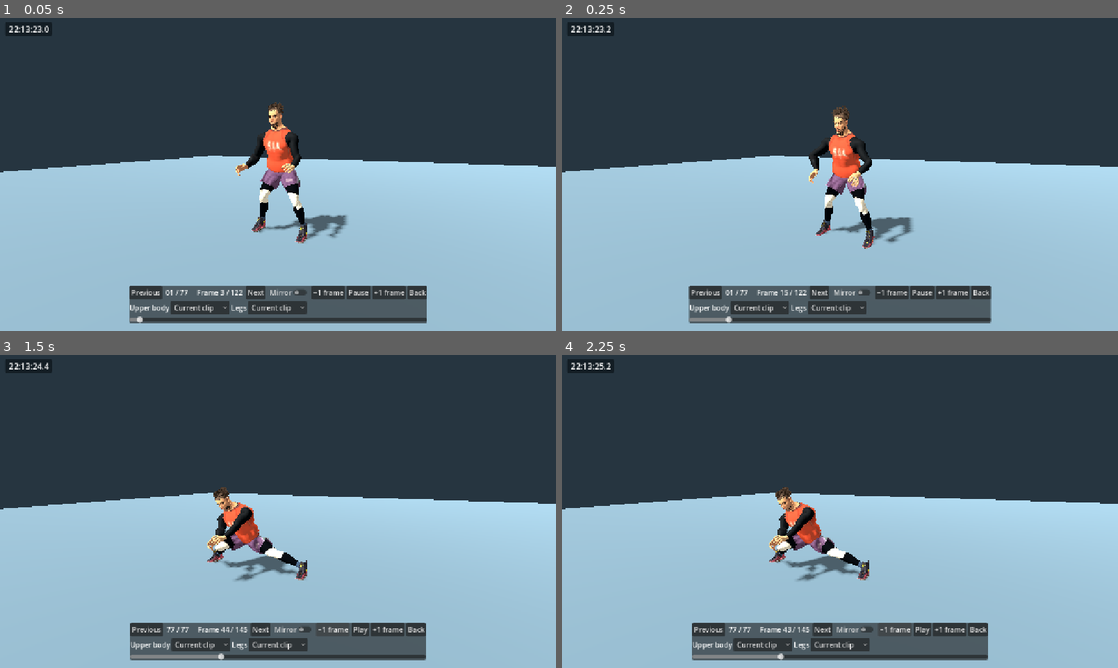
Above: before the commit, frames 1-4 (two rows, left to right).
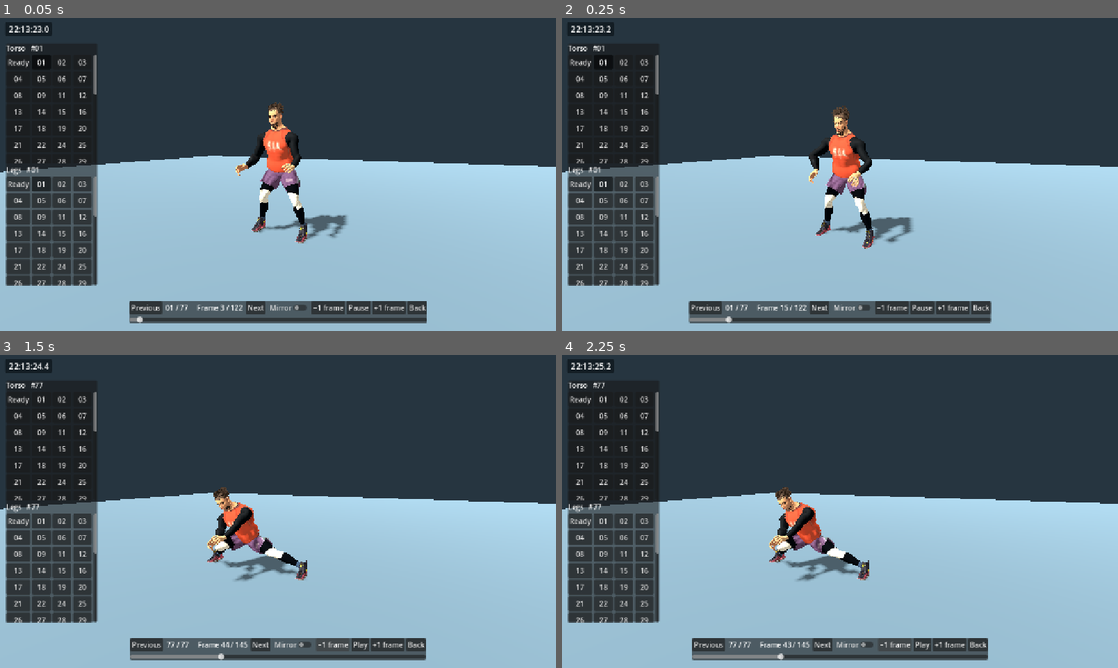
Above: after the commit, the same moments.

Repository: foreandr/volleyball
Game: Godot game, scene res://scenes/reception_studio.tscn
The game is run twice, just before and just after one commit, with the same random seed, the same clock (stepped at 60 frames per second) and the same inputs. This scene is started directly instead of the project's main scene. Sound files missing from this copy of the repository are replaced by a short silence.
Inputs:
- Up to frame 1 (0.05 s): no input
- Up to frame 2 (0.25 s): no input
- Up to frame 3 (1.5 s): click "Previous" at 0.5 s; click "−1 frame" at 1.25 s
- Up to frame 4 (2.25 s): click "−1 frame" at 2 s

The runs differ from the first frame. In frame 1, 16% of the frame differs, in the area x 1-77%, y 8-95%; in frame 2, 16%, in the area x 1-78%, y 8-95%; in frame 3, 15%; in frame 4, 15%.

Commit message:
Review looping torso and leg combinations from two left-side button grids

Diff:
--- a/scripts/reception_studio.gd
+++ b/scripts/reception_studio.gd
@@ -22,8 +22,10 @@
 var mirror := CheckButton.new()
 var elapsed := 0.
 var source := ""
-var upper_picker := OptionButton.new()
-var legs_picker := OptionButton.new()
+var sidebar := PanelContainer.new()
+var layer_grids: Array[GridContainer]=[]
+var layer_labels: Array[Label]=[]
+var layer_sources := [0,0]
 var upper_bones: Array[int]=[]
 
 func _ready() -> void:
@@ -89,14 +91,26 @@
 	play_button.pressed.connect(toggle_play)
 	button(row,"+1 frame",step.bind(1))
 	button(row,"Back",func(): StorySession.drill_menu_category="Digging"; MenuPresentation.load_scene("res://scenes/drills.tscn"))
-	var layers := HBoxContainer.new()
-	column.add_child(layers)
-	for picker in [upper_picker,legs_picker]:
+	layer.add_child(sidebar)
+	sidebar.anchor_bottom=1.
+	sidebar.offset_left=14
+	sidebar.offset_top=58
+	sidebar.offset_bottom=-106
+	sidebar.offset_right=224
+	var tiers := VBoxContainer.new()
+	sidebar.add_child(tiers)
+	for tier in 2:
 		var caption := Label.new()
-		caption.text="Upper body" if picker==upper_picker else "Legs"
-		layers.add_child(caption)
-		layers.add_child(picker)
-		picker.item_selected.connect(func(_item): draw_pose())
+		tiers.add_child(caption)
+		layer_labels.append(caption)
+		var scroll := ScrollContainer.new()
+		scroll.horizontal_scroll_mode=ScrollContainer.SCROLL_MODE_DISABLED
+		scroll.size_flags_vertical=Control.SIZE_EXPAND_FILL
+		tiers.add_child(scroll)
+		var grid := GridContainer.new()
+		grid.columns=4
+		scroll.add_child(grid)
+		layer_grids.append(grid)
 	column.add_child(seek)
 	seek.step=1
 	seek.value_changed.connect(func(value): playing=false; frame=value; draw_pose())
@@ -104,6 +118,7 @@
 	if OS.get_cmdline_user_args().has("--latest"):
 		index=clips.size()-1
 		seek.max_value=clips[index].frames
+	use_current_pair()
 	draw_pose()
 
 func button(row: Control,title: String,action: Callable) -> void:
@@ -119,20 +134,30 @@
 	if entries is Array and not entries.is_empty():
 		clips=entries
 		source=content
-		for picker in [upper_picker,legs_picker]:
-			var previous: int=picker.selected
-			picker.clear()
-			picker.add_item("Current clip")
-			picker.add_item("Ready stance")
-			for i in clips.size():
-				if clips[i].kind!="overhead": picker.add_item("#%02d" % clips[i].id,i+2)
-			picker.select(clampi(previous,0,picker.item_count-1))
+		for tier in 2:
+			var grid := layer_grids[tier]
+			for child in grid.get_children():
+				grid.remove_child(child)
+				child.queue_free()
+			var group := ButtonGroup.new()
+			for clip_index in range(-1,clips.size()):
+				if clip_index>=0 and clips[clip_index].kind=="overhead": continue
+				var choice := Button.new()
+				choice.text="Ready" if clip_index<0 else "%02d" % clips[clip_index].id
+				choice.toggle_mode=true
+				choice.button_group=group
+				choice.custom_minimum_size=Vector2(43,34)
+				choice.set_meta("clip",clip_index)
+				choice.pressed.connect(select_layer.bind(tier,clip_index))
+				grid.add_child(choice)
 		index=mini(index,clips.size()-1)
 		seek.max_value=clips[index].frames
+		update_layer_buttons()
 
 func change_clip(by: int) -> void:
 	index=posmod(index+by,clips.size())
 	frame=0.
+	use_current_pair()
 	seek.max_value=clips[index].frames
 	draw_pose()
 
@@ -180,12 +205,12 @@
 	seek.set_value_no_signal(f)
 	label.text=" %02d / %02d     Frame %d / %d " % [c.id,clips.size(),f,c.frames]
 	play_button.text="Pause" if playing else "Play"
-	upper_picker.get_parent().visible=c.kind!="overhead"
+	sidebar.visible=c.kind!="overhead"
 	if c.kind=="overhead":
 		sample_layer(index,c,f)
 		return
-	var upper := source_index(upper_picker)
-	var legs := source_index(legs_picker)
+	var upper := int(layer_sources[0])
+	var legs := int(layer_sources[1])
 	sample_layer(upper,c,f)
 	if upper==legs: return
 	var upper_pose: Array[Transform3D]=[]
@@ -193,8 +218,22 @@
 	sample_layer(legs,c,f)
 	for i in upper_bones.size(): player.skeleton.set_bone_pose(upper_bones[i],upper_pose[i])
 
-func source_index(picker: OptionButton) -> int:
-	return index if picker.selected==0 else picker.get_selected_id()-2
+func select_layer(tier: int, which: int) -> void:
+	layer_sources[tier]=which
+	update_layer_buttons()
+	draw_pose()
+
+func use_current_pair() -> void:
+	layer_sources.assign([index,index])
+	update_layer_buttons()
+
+func update_layer_buttons() -> void:
+	for tier in 2:
+		var which: int=layer_sources[tier]
+		var selection := "Ready" if which<0 else "#%02d" % clips[which].id
+		layer_labels[tier].text=("Torso" if tier==0 else "Legs")+"   "+selection
+		for choice in layer_grids[tier].get_children():
+			choice.set_pressed_no_signal(choice.get_meta("clip")==which)
 
 func sample_layer(which: int, timeline: Dictionary, f: float) -> void:
 	if which<0:
